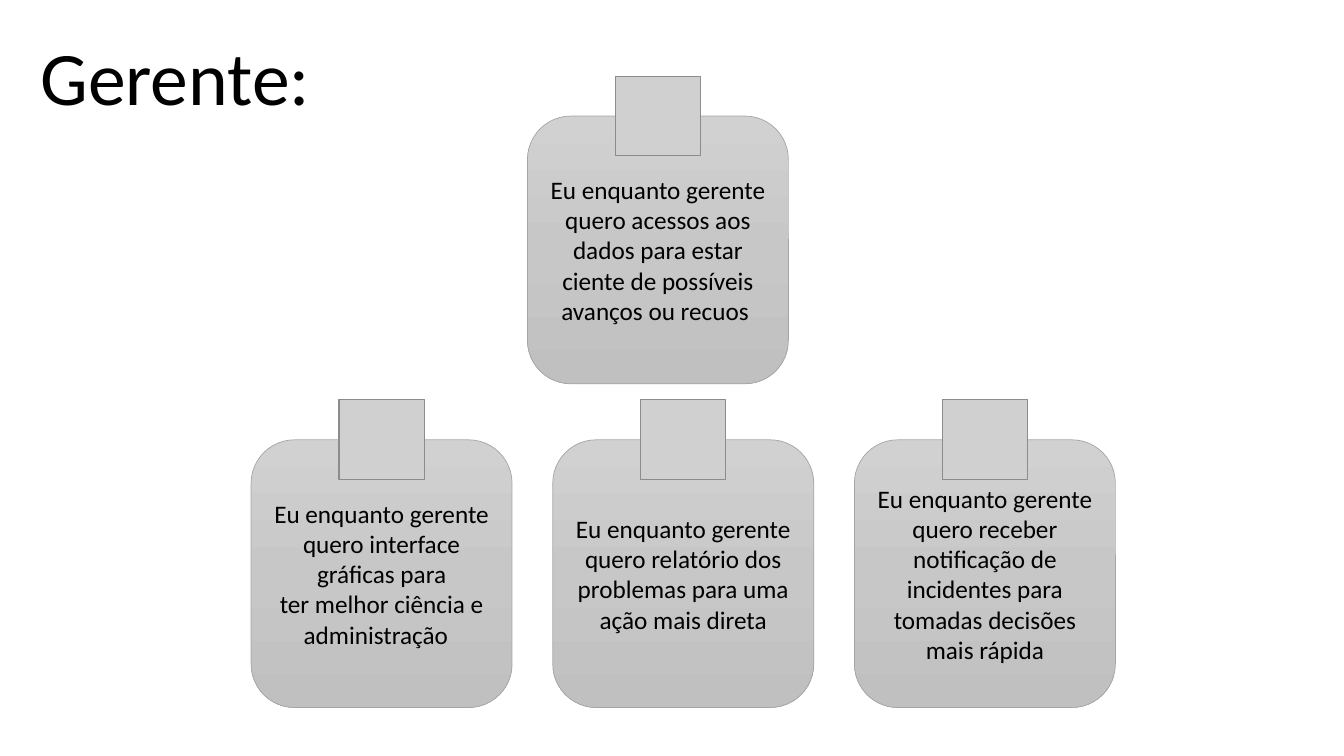
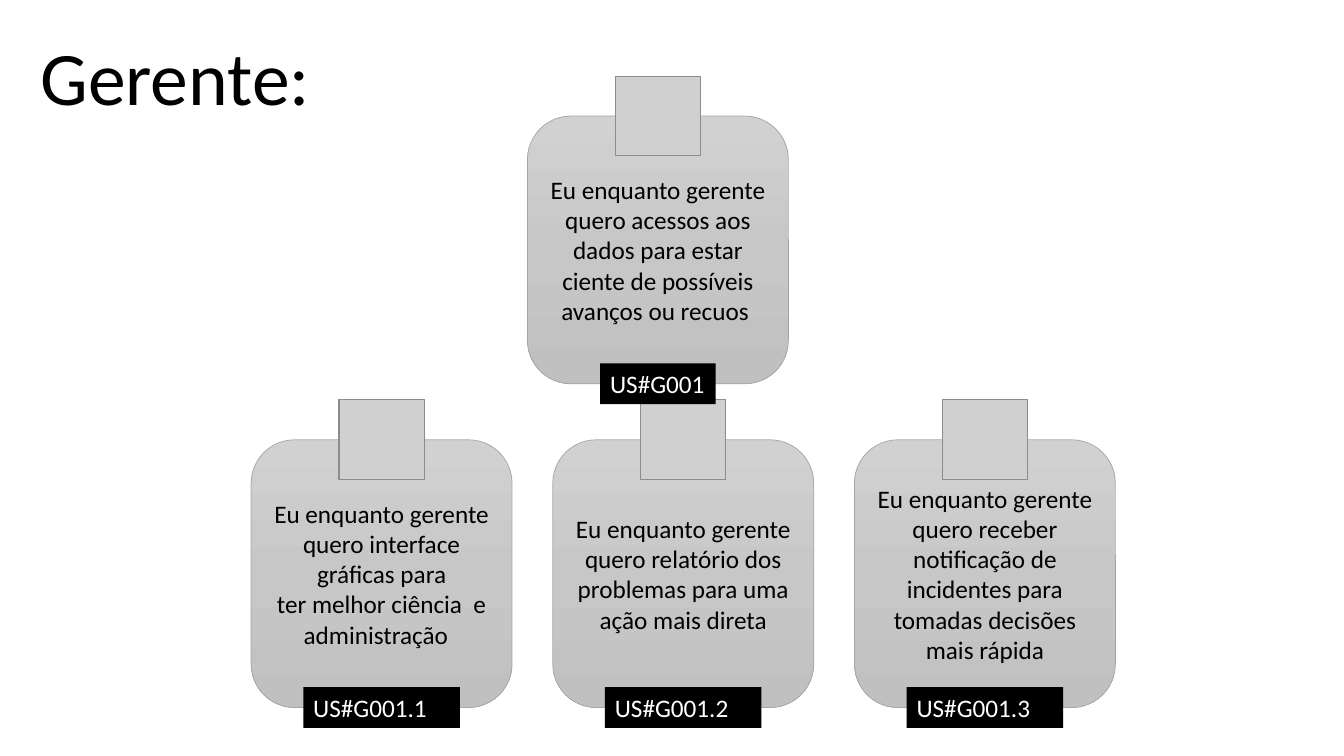
Before and after one commit to bandtec-grupoteste-2020-2/grupo-05-ccoa-20201, a slide deck: slide 3 of Projeto SIX MIND/Documentação/User Story - Six Minds.pptx. Drawn at 1344x756 pixels with LibreOffice and Linux fonts; fonts in the diff are those of the drawing; grey boxes stand for pictures. Boxes give left, top, right and bottom in pixels: in the first picture for what was removed or moved away, otherwise in the second. Text is boxed around its words. In the diff, an @@ line names an element or a change of style, - is before the commit and + after.

```diff
--- a/Projeto SIX MIND/Documentação/User Story - Six Minds.pptx
+++ b/Projeto SIX MIND/Documentação/User Story - Six Minds.pptx
@@ rectangle added at [600, 364, 716, 404], fill #000000, 18 pt, text #FFFFFF @@
+US#G001
@@ rectangle added at [303, 688, 460, 728], fill #000000, 18 pt, text #FFFFFF @@
+US#G001.1
@@ rectangle added at [605, 688, 761, 728], fill #000000, 18 pt, text #FFFFFF @@
+US#G001.2
@@ rectangle added at [906, 688, 1063, 728], fill #000000, 18 pt, text #FFFFFF @@
+US#G001.3
```
Also in this commit, not shown: 2 other slides changed, 1 other file.
